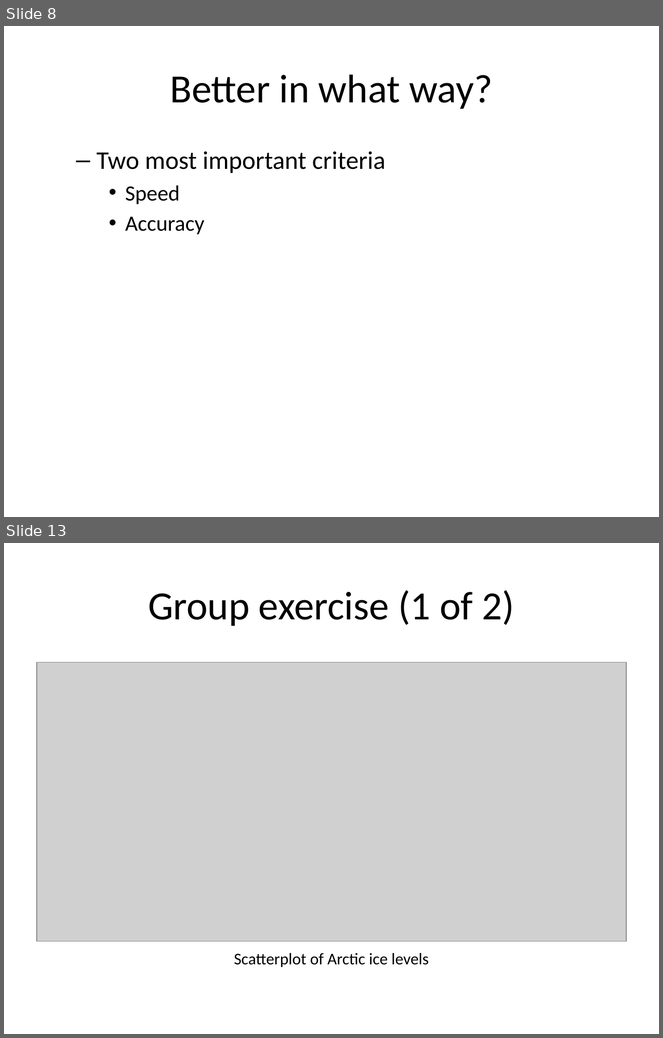
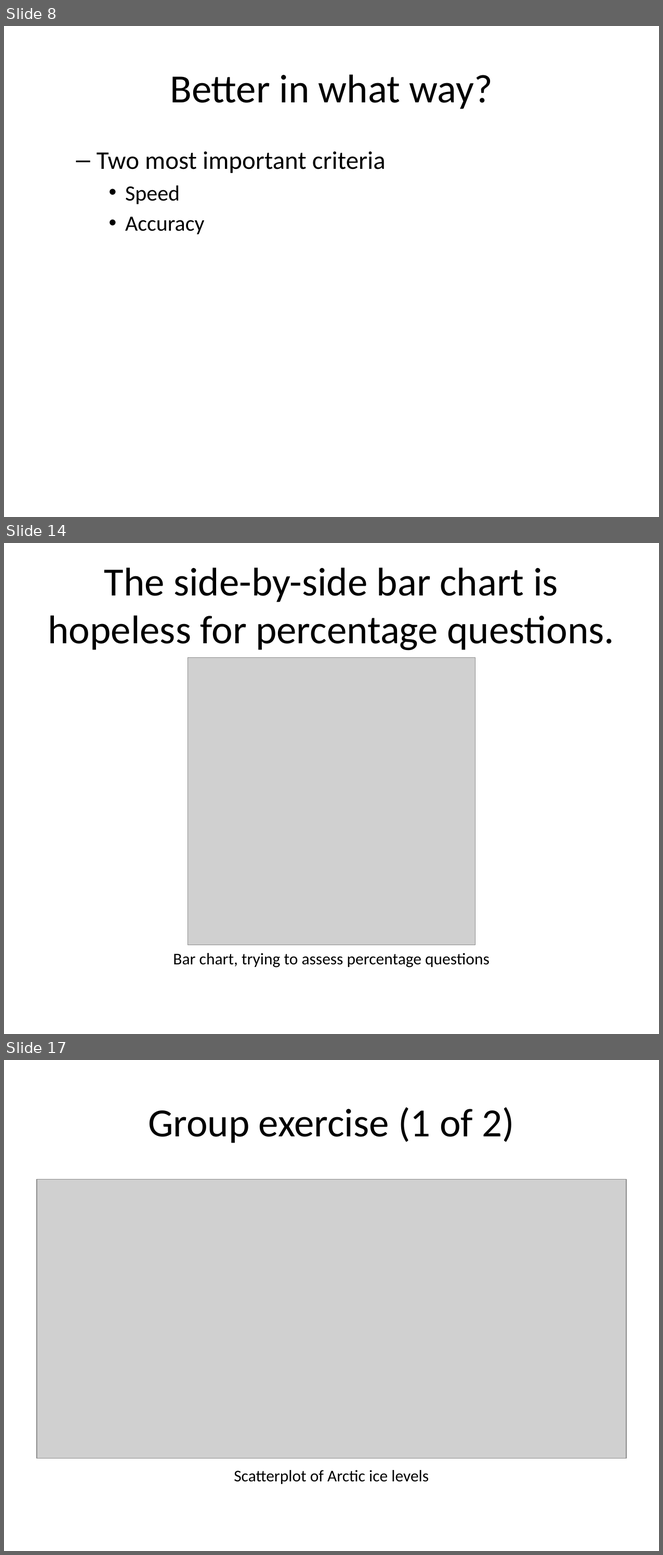
Before and after one commit to pmean/data-visualization, a slide deck: data-viz-01/src/v01-main-scatterplots.pptx. Shown one above the other, each under a label of ours: slides 8 and 13 before the commit, slides 8, 14 and 17 after it; the slides between them are not shown. The pictures are 663x1038 and 663x1555 pixels, drawn with LibreOffice and Linux fonts; fonts in the diff are those of the drawing; grey boxes stand for pictures. Boxes give left, top, right and bottom in pixels: in the first picture for what was removed or moved away, otherwise in the second. Text is boxed around its words. In the diff, an @@ line names an element or a change of style, - is before the commit and + after.

```diff
--- a/data-viz-01/src/v01-main-scatterplots.pptx
+++ b/data-viz-01/src/v01-main-scatterplots.pptx
@@ slide 14 added at [4,543,659,1034], background #FFFFFF @@
@@ title added at [48,567,614,651], 44 pt, text #000000 @@
+The side-by-side bar chart is hopeless for percentage questions.
@@ picture added at [188,657,476,945] @@
@@ text added at [173,953,490,968], 18 pt, text #000000 @@
+Bar chart, trying to assess percentage questions
@@ what was slide 13 is now slide 17 @@
```
Also in this commit, not shown: 6 slides changed, 3 other slides added, 25 other files.
